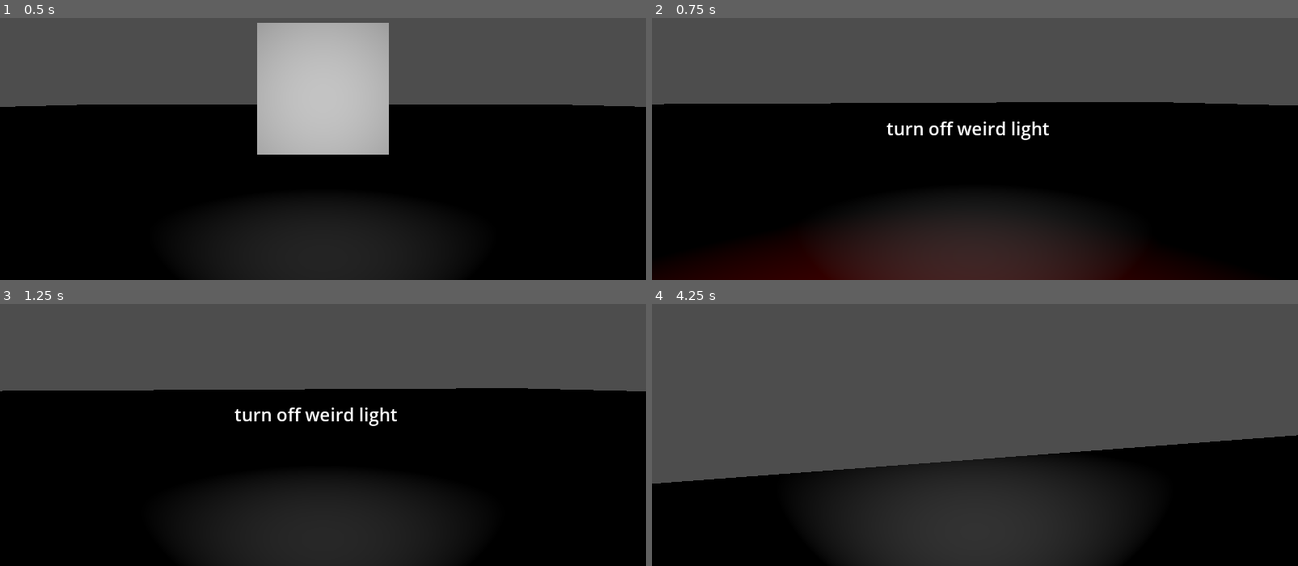
Above: before the commit, frames 1-4 (two rows, left to right).
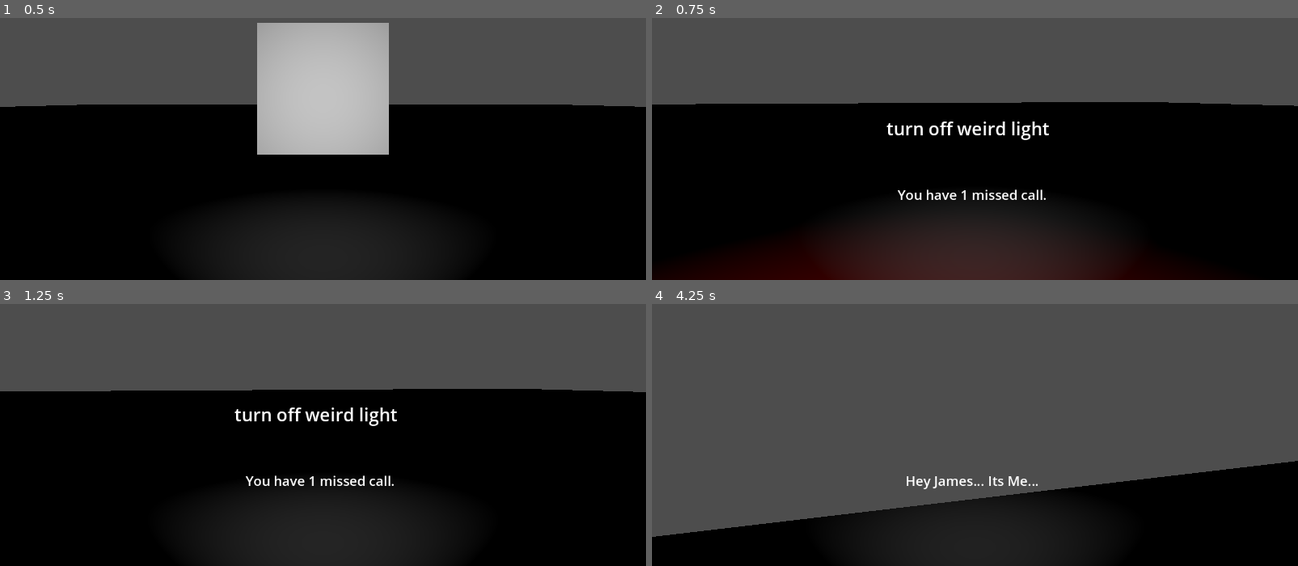
Above: after the commit, the same moments.

Repository: CoolBeanGames/Therebefore
Game: Godot game, scene res://Scenes/game_base.tscn
The game is run twice, just before and just after one commit, with the same random seed, the same clock (stepped at 60 frames per second) and the same inputs.
Inputs (mouse positions are in pixels of both pictures, inside the frame that each line leads up to):
- Up to frame 1 (0.5 s): no input
- Up to frame 2 (0.75 s): tap Enter at 0.5 s; move the mouse to (1007, 96) at 0.52 s; hold W (up) from 0.53 s (still down); tap E (interact) at 0.6 s
- Up to frame 3 (1.25 s): keep holding W (up)
- Up to frame 4 (4.25 s): keep holding W (up); tap Space at 1.25 s; move the mouse to (942, 385) at 1.27 s; tap E (interact) every 0.75 s from 1.35 to 3.6 s; move the mouse to (987, 377) at 2.02 s; tap Enter at 2.75 s; move the mouse to (968, 390) at 2.77 s; move the mouse to (1020, 387) at 3.52 s

Frame 1 is identical in both runs. In frame 2, 0.4% of the frame differs, in the area x 1-100%, y 32-70%; in frame 3, 0.6%; in frame 4, 16%, in the area x 0-100%, y 50-89%.

Commit message:
added answering machine system

Diff:
--- /dev/null
+++ b/Data/test_machine_1.tres
@@ -0,0 +1,141 @@
+[gd_resource type="Resource" script_class="subtitled_audio_group" load_steps=40 format=3 uid="uid://b16evt3lk6wt5"]
+
+[ext_resource type="Script" uid="uid://bbtgup22pegu4" path="res://Resources/Subtitled_Audio.gd" id="1_kmf05"]
+[ext_resource type="Script" uid="uid://6q18ilv627ft" path="res://Resources/Subtitled_Audio_Group.gd" id="2_5oc4f"]
+[ext_resource type="AudioStream" uid="uid://dljee3b76fblh" path="res://Vocals/MachineLine1.mp3" id="2_nvqxn"]
+[ext_resource type="AudioStream" uid="uid://d22bigp1rxfj2" path="res://Vocals/MachineLine2.mp3" id="3_nvqxn"]
+[ext_resource type="AudioStream" uid="uid://dmmel37kux6kg" path="res://Sound Effects/MachineBeep.mp3" id="4_imy7f"]
+[ext_resource type="AudioStream" uid="uid://ltm5030rwege" path="res://Vocals/Line_1.mp3" id="5_vtf74"]
+[ext_resource type="AudioStream" uid="uid://ckipgqwptq4qm" path="res://Vocals/Line_2.mp3" id="6_umwgm"]
+[ext_resource type="AudioStream" uid="uid://rgkoh5mlbcgp" path="res://Vocals/Line_3.mp3" id="7_l0box"]
+[ext_resource type="AudioStream" uid="uid://cqd7y1hcwcntd" path="res://Vocals/Line_4.mp3" id="8_fupoo"]
+[ext_resource type="AudioStream" uid="uid://chatmwbpuv2wc" path="res://Vocals/Line_5.mp3" id="9_m0gh3"]
+[ext_resource type="AudioStream" uid="uid://cvswb8wpfmwkl" path="res://Vocals/Line_6.mp3" id="10_wlkr5"]
+[ext_resource type="AudioStream" uid="uid://0sxgkcyalfwe" path="res://Vocals/Line_7.mp3" id="11_ukwya"]
+[ext_resource type="AudioStream" uid="uid://bd67gyc7orwor" path="res://Vocals/Line_8.mp3" id="12_osvju"]
+[ext_resource type="AudioStream" uid="uid://dc27l5esk5a2m" path="res://Vocals/Line_9.mp3" id="13_33cup"]
+[ext_resource type="AudioStream" uid="uid://br0lgknqbvhlr" path="res://Vocals/Line_10.mp3" id="14_m55y0"]
+[ext_resource type="AudioStream" uid="uid://babm4d4tql01x" path="res://Vocals/Line_11.mp3" id="15_qecx8"]
+[ext_resource type="AudioStream" uid="uid://csbbci68n7k8t" path="res://Vocals/Line_12.mp3" id="16_4fd3o"]
+[ext_resource type="AudioStream" uid="uid://vgfna7qxhgxo" path="res://Vocals/Line_13.mp3" id="17_55l2b"]
+[ext_resource type="AudioStream" uid="uid://crqsr17rd4537" path="res://Vocals/Line_14.mp3" id="18_asnp5"]
+[ext_resource type="AudioStream" uid="uid://j37rys4xvwdc" path="res://Vocals/End_machine_line.mp3" id="19_rss2a"]
+
+[sub_resource type="Resource" id="Resource_jldpa"]
+script = ExtResource("1_kmf05")
+Audio = ExtResource("2_nvqxn")
+Text = "You have 1 missed call."
+metadata/_custom_type_script = "uid://bbtgup22pegu4"
+
+[sub_resource type="Resource" id="Resource_c733x"]
+script = ExtResource("1_kmf05")
+Audio = ExtResource("3_nvqxn")
+Text = "Call 1. Recieved March 3rd, 2017 at 3:57 pm."
+metadata/_custom_type_script = "uid://bbtgup22pegu4"
+
+[sub_resource type="Resource" id="Resource_f5mid"]
+script = ExtResource("1_kmf05")
+Audio = ExtResource("4_imy7f")
+Text = " "
+metadata/_custom_type_script = "uid://bbtgup22pegu4"
+
+[sub_resource type="Resource" id="Resource_kfllk"]
+script = ExtResource("1_kmf05")
+Audio = ExtResource("5_vtf74")
+Text = "Hey James... Its Me..."
+metadata/_custom_type_script = "uid://bbtgup22pegu4"
+
+[sub_resource type="Resource" id="Resource_whexr"]
+script = ExtResource("1_kmf05")
+Audio = ExtResource("6_umwgm")
+Text = "Alice..."
+metadata/_custom_type_script = "uid://bbtgup22pegu4"
+
+[sub_resource type="Resource" id="Resource_nsf8y"]
+script = ExtResource("1_kmf05")
+Audio = ExtResource("7_l0box")
+Text = "I just wanted to say..."
+metadata/_custom_type_script = "uid://bbtgup22pegu4"
+
+[sub_resource type="Resource" id="Resource_k8ghw"]
+script = ExtResource("1_kmf05")
+Audio = ExtResource("8_fupoo")
+Text = "I just wanted to say that I miss you..."
+metadata/_custom_type_script = "uid://bbtgup22pegu4"
+
+[sub_resource type="Resource" id="Resource_2fly7"]
+script = ExtResource("1_kmf05")
+Audio = ExtResource("9_m0gh3")
+Text = "... and that im sorry..."
+metadata/_custom_type_script = "uid://bbtgup22pegu4"
+
+[sub_resource type="Resource" id="Resource_xi1uq"]
+script = ExtResource("1_kmf05")
+Audio = ExtResource("10_wlkr5")
+Text = "with everything going on in the world right now..."
+metadata/_custom_type_script = "uid://bbtgup22pegu4"
+
+[sub_resource type="Resource" id="Resource_urijp"]
+script = ExtResource("1_kmf05")
+Audio = ExtResource("11_ukwya")
+Text = "... I just dont want to leave things hanging between us as they are..."
+metadata/_custom_type_script = "uid://bbtgup22pegu4"
+
+[sub_resource type="Resource" id="Resource_47mm6"]
+script = ExtResource("1_kmf05")
+Audio = ExtResource("12_osvju")
+Text = "I understand if you dont want to talk to me..."
+metadata/_custom_type_script = "uid://bbtgup22pegu4"
+
+[sub_resource type="Resource" id="Resource_bhf0s"]
+script = ExtResource("1_kmf05")
+Audio = ExtResource("13_33cup")
+Text = "... I even understand if you hate me."
+metadata/_custom_type_script = "uid://bbtgup22pegu4"
+
+[sub_resource type="Resource" id="Resource_dva03"]
+script = ExtResource("1_kmf05")
+Audio = ExtResource("14_m55y0")
+Text = "... But i reall hope that we can work this out."
+metadata/_custom_type_script = "uid://bbtgup22pegu4"
+
+[sub_resource type="Resource" id="Resource_qooey"]
+script = ExtResource("1_kmf05")
+Audio = ExtResource("15_qecx8")
+Text = "I hope you will call me soon..."
+metadata/_custom_type_script = "uid://bbtgup22pegu4"
+
+[sub_resource type="Resource" id="Resource_or7yb"]
+script = ExtResource("1_kmf05")
+Audio = ExtResource("16_4fd3o")
+Text = "... I love you"
+metadata/_custom_type_script = "uid://bbtgup22pegu4"
+
+[sub_resource type="Resource" id="Resource_vpvfo"]
+script = ExtResource("1_kmf05")
+Audio = ExtResource("17_55l2b")
+Text = "...okay..."
+metadata/_custom_type_script = "uid://bbtgup22pegu4"
+
+[sub_resource type="Resource" id="Resource_fa1nu"]
+script = ExtResource("1_kmf05")
+Audio = ExtResource("18_asnp5")
+Text = "bye..."
+metadata/_custom_type_script = "uid://bbtgup22pegu4"
+
+[sub_resource type="Resource" id="Resource_nwivd"]
+script = ExtResource("1_kmf05")
+Audio = ExtResource("4_imy7f")
+Text = " "
+metadata/_custom_type_script = "uid://bbtgup22pegu4"
+
+[sub_resource type="Resource" id="Resource_6bpla"]
+script = ExtResource("1_kmf05")
+Audio = ExtResource("19_rss2a")
+Text = "End of Messages..."
+metadata/_custom_type_script = "uid://bbtgup22pegu4"
+
+[resource]
+script = ExtResource("2_5oc4f")
+lines = Array[ExtResource("1_kmf05")]([SubResource("Resource_jldpa"), SubResource("Resource_c733x"), SubResource("Resource_f5mid"), SubResource("Resource_kfllk"), SubResource("Resource_whexr"), SubResource("Resource_nsf8y"), SubResource("Resource_k8ghw"), SubResource("Resource_2fly7"), SubResource("Resource_xi1uq"), SubResource("Resource_urijp"), SubResource("Resource_47mm6"), SubResource("Resource_bhf0s"), SubResource("Resource_dva03"), SubResource("Resource_qooey"), SubResource("Resource_or7yb"), SubResource("Resource_vpvfo"), SubResource("Resource_fa1nu"), SubResource("Resource_nwivd"), SubResource("Resource_6bpla")])
+metadata/_custom_type_script = "uid://6q18ilv627ft"
--- /dev/null
+++ b/Resources/Subtitled_Audio.gd
@@ -0,0 +1,5 @@
+extends Resource
+class_name subtitled_audio
+
+@export var Audio : AudioStream
+@export var Text : String
--- /dev/null
+++ b/Resources/Subtitled_Audio_Group.gd
@@ -0,0 +1,4 @@
+extends Resource
+class_name subtitled_audio_group
+
+@export var lines : Array[subtitled_audio]
--- a/Scenes/cube_tester.gd
+++ b/Scenes/cube_tester.gd
@@ -3,6 +3,8 @@
 var state : int = 0
 @export var mats : Array[Material]
 @export var lig : OmniLight3D
+@export var AudioClip : AudioStream
+@export var Audio : AudioPlayer
 
 func _ready() -> void:
 	set_mat(mats[0])
@@ -16,7 +18,11 @@
 	set_mat(mats[state])
 	lig.light_energy = 2 * state
 	print(state)
+	SubtitledAudioPlayer.start_playing(load("res://Data/test_machine_1.tres"))
 	pass # Replace with function body.
+
+func AudioFinished():
+	Audio = null
 
 func _process(delta: float) -> void:
 	if state == 1:
--- a/Scenes/game_base.tscn
+++ b/Scenes/game_base.tscn
@@ -1,16 +1,22 @@
-[gd_scene load_steps=8 format=3 uid="uid://bsewyta3c4kq1"]
+[gd_scene load_steps=11 format=3 uid="uid://bsewyta3c4kq1"]
 
 [ext_resource type="PackedScene" uid="uid://dvld7irptqqd2" path="res://actors/player/player_3d.tscn" id="1_8ktb3"]
+[ext_resource type="Script" uid="uid://dwh2pde3ixyf6" path="res://Scripts/game_base.gd" id="1_xqm0q"]
 [ext_resource type="Script" uid="uid://vst3l01axc4v" path="res://Scenes/cube_tester.gd" id="2_op4vg"]
 [ext_resource type="Material" uid="uid://5q5gow8rtowo" path="res://materials/test_cube_off.tres" id="3_fqtgw"]
 [ext_resource type="PackedScene" uid="uid://blj3dygxwrgqq" path="res://components/interactive_toggle.tscn" id="3_op4vg"]
 [ext_resource type="Material" uid="uid://fw2op87e74h" path="res://materials/test_cube_on.tres" id="4_m357k"]
 [ext_resource type="PackedScene" uid="uid://b0bft7r4gmpsp" path="res://UI_Components/interaction_text.tscn" id="6_m357k"]
+[ext_resource type="AudioStream" uid="uid://gf2lvdx1fd34" path="res://Vocals/testAudioRecording.mp3" id="6_sx1ts"]
+[ext_resource type="PackedScene" uid="uid://bo4skswhjvykn" path="res://UI_Components/subtitle_display.tscn" id="9_coqrb"]
 
 [sub_resource type="BoxShape3D" id="BoxShape3D_nvvv1"]
 size = Vector3(125.557, 0.608798, 129.571)
 
-[node name="Game" type="Node"]
+[node name="Game" type="Node" node_paths=PackedStringArray("inactiveAudioPlayers", "activeAudioPlayers")]
+script = ExtResource("1_xqm0q")
+inactiveAudioPlayers = NodePath("AudioPlayers/Inactive")
+activeAudioPlayers = NodePath("AudioPlayers/Active")
 
 [node name="Player3D" parent="." instance=ExtResource("1_8ktb3")]
 
@@ -20,6 +26,7 @@
 script = ExtResource("2_op4vg")
 mats = Array[Material]([ExtResource("3_fqtgw"), ExtResource("4_m357k")])
 lig = NodePath("OmniLight3D")
+AudioClip = ExtResource("6_sx1ts")
 
 [node name="interactive_toggle" parent="test_interaction" node_paths=PackedStringArray("parent") instance=ExtResource("3_op4vg")]
 display_text_on = "turn off weird light"
@@ -49,9 +56,17 @@
 [node name="CSGBox3D4" type="CSGBox3D" parent="."]
 transform = Transform3D(1, 0, 0, 0, 1, 0, 0, 0, 1, 3.51207, 0, -0.0679817)
 
-[node name="Node" type="Node" parent="."]
+[node name="UI" type="Node" parent="."]
 
-[node name="interaction_text" parent="Node" instance=ExtResource("6_m357k")]
+[node name="interaction_text" parent="UI" instance=ExtResource("6_m357k")]
+
+[node name="SubtitleDisplay" parent="UI" instance=ExtResource("9_coqrb")]
+
+[node name="AudioPlayers" type="Node" parent="."]
+
+[node name="Inactive" type="Node" parent="AudioPlayers"]
+
+[node name="Active" type="Node" parent="AudioPlayers"]
 
 [connection signal="on_interact" from="test_interaction/interactive_toggle" to="test_interaction" method="_on_interactive_on_interact"]
 
--- /dev/null
+++ b/Scripts/game_base.gd
@@ -0,0 +1,11 @@
+extends Node
+class_name game_base
+
+@export var inactiveAudioPlayers : Node
+@export var activeAudioPlayers : Node
+
+func _ready() -> void:
+	GameData.references["inactivePlayers"] = inactiveAudioPlayers
+	GameData.references["activePlayers"] = activeAudioPlayers
+	AudioManager.initialize("inactivePlayers","activePlayers")
+	print("initialize audio manager")
--- /dev/null
+++ b/UI_Components/Scripts/subtitle_display.gd
@@ -0,0 +1,7 @@
+extends CanvasLayer
+class_name subtitle_display
+
+@export var subtitle : Label
+
+func _ready() -> void:
+	GameData.references["subtitles"] = subtitle
--- /dev/null
+++ b/UI_Components/subtitle_display.tscn
@@ -0,0 +1,20 @@
+[gd_scene load_steps=2 format=3 uid="uid://bo4skswhjvykn"]
+
+[ext_resource type="Script" uid="uid://63eysmnih8pi" path="res://UI_Components/Scripts/subtitle_display.gd" id="1_shwud"]
+
+[node name="SubtitleDisplay" type="CanvasLayer" node_paths=PackedStringArray("subtitle")]
+follow_viewport_enabled = true
+script = ExtResource("1_shwud")
+subtitle = NodePath("Label")
+
+[node name="Label" type="Label" parent="."]
+anchors_preset = -1
+anchor_left = 0.035
+anchor_top = 0.614
+anchor_right = 0.957
+anchor_bottom = 0.918
+size_flags_horizontal = 3
+size_flags_vertical = 6
+theme_override_font_sizes/font_size = 24
+horizontal_alignment = 1
+vertical_alignment = 1
--- a/actors/player/player_3d.tscn
+++ b/actors/player/player_3d.tscn
@@ -37,5 +37,6 @@
 [node name="PlayerMovementComponent" parent="Components" node_paths=PackedStringArray("player_body") instance=ExtResource("2_3sk25")]
 player_body = NodePath("../..")
 move_speed = 1000.0
+gravity = 0.0
 
 [connection signal="camera_moved" from="Components/PlayerLookComponent" to="Camera3D/player_interaction" method="camera_moved"]
--- /dev/null
+++ b/autoload/AudioManager.gd
@@ -0,0 +1,91 @@
+extends Node
+class_name audio_manager
+
+@export var is_initialized : bool = false
+@export var Inactive_Parent : Node
+@export var Active_Parent : Node
+@export var AudioPlayerPrefab : PackedScene
+@export var ActivePlayers : Array[AudioPlayer]
+@export var InactivePlayers : Array[AudioPlayer]
+@export var MaxPlayers : int = 24
+
+func initialize(Inactive_key : String, Active_Key : String):
+	Inactive_Parent = GameData.references[Inactive_key]
+	Active_Parent = GameData.references[Active_Key]
+	is_initialized = true
+
+	#initialize the players
+	AudioPlayerPrefab= load("res://prefabs/audio_player.tscn")
+	spawnPlayers()
+
+func spawnPlayers():
+	var index : int = 0
+	for i in MaxPlayers:
+		var p : AudioPlayer = spawnPlayer(index)
+		print("Spawned audio player: " , str(index))
+		index += 1
+
+func spawnPlayer(index : int) -> AudioPlayer:
+	var name = "Audio Player " + str(index)
+	var player : AudioPlayer = AudioPlayerPrefab.instantiate()
+	player.name = name
+	Inactive_Parent.add_child(player)
+	InactivePlayers.append(player)
+	return player
+
+func playSound(clip : AudioStream) -> AudioPlayer:
+	if InactivePlayers.size() == 0:
+		return null
+	#get the first player
+	var Audio : AudioPlayer = InactivePlayers[0]
+
+	#reparent the player
+	InactivePlayers.remove_at(0)
+	Inactive_Parent.remove_child(Audio)
+	Active_Parent.add_child(Audio)
+	ActivePlayers.append(Audio)
+
+	#set the clip
+	Audio.stream = clip
+	Audio.attenuation_model = AudioStreamPlayer3D.ATTENUATION_DISABLED
+
+	#connect stream finished sound
+	Audio.stream_finished.connect(pushBack.bind(Audio))
+
+	#start playing
+	Audio.play()
+
+	return Audio
+
+func playPositionalSound(clip : AudioStream, position : Vector3)-> AudioPlayer:
+	if InactivePlayers.size() == 0:
+		return null
+	#get the first player
+	var Audio : AudioPlayer = InactivePlayers[0]
+
+	#reparent the player
+	InactivePlayers.remove_at(0)
+	Inactive_Parent.remove_child(Audio)
+	Active_Parent.add_child(Audio)
+	ActivePlayers.append(Audio)
+
+	#set the clip
+	Audio.stream = clip
+	Audio.attenuation_model = AudioStreamPlayer3D.ATTENUATION_INVERSE_DISTANCE
+	Audio.position = position
+
+	#connect stream finished sound
+	Audio.stream_finished.connect(pushBack.bind(Audio))
+
+	#start playing
+	Audio.play()
+
+	return Audio
+
+func pushBack(Audio : AudioPlayer):
+	Audio.stop()
+	ActivePlayers.erase(Audio)
+	Active_Parent.remove_child(Audio)
+	Inactive_Parent.add_child(Audio)
+	InactivePlayers.append(Audio)
+	pass
--- /dev/null
+++ b/autoload/SubtitledAudioPlayer.gd
@@ -0,0 +1,71 @@
+extends Node
+class_name subtitled_audio_player
+
+@export var is_playing : bool = false
+@export var current_group : subtitled_audio_group
+@export var current_audio : subtitled_audio
+@export var current_player : AudioPlayer
+@export var subtitles : Label
+@export var index : int = 0
+
+func start_playing(group : subtitled_audio_group):
+	if !is_playing and group.lines.size() > 0:
+		if subtitles == null:
+			subtitles = GameData.references["subtitles"] as Label
+		is_playing = true
+		current_group = group
+		index=0
+		current_audio = current_group.lines[index]
+		#setup the player
+		current_player = AudioManager.playSound(current_audio.Audio)
+		subtitles.text = current_audio.Text
+		current_player.stream_finished.connect(audio_finished.bind())
+
+func start_playing_positional(group : subtitled_audio_group , position : Vector3):
+	if !is_playing and group.lines.size() > 0:
+		if subtitles == null:
+			subtitles = GameData.references["subtitles"] as Label
+		is_playing = true
+		current_group = group
+		index=0
+		current_audio = current_group.lines[index]
+		#setup the player
+		current_player = AudioManager.playPositionalSound(current_audio.Audio,position)
+		subtitles.text = current_audio.Text
+		current_player.stream_finished.connect(audio_finished.bind())
+
+
+func audio_finished():
+	#check if the lines are finished
+	index += 1
+	if index >= current_group.lines.size():
+		finished_player()
+		return
+	#otherwise load the next line
+	current_audio = current_group.lines[index]
+	#setup the player
+	current_player = AudioManager.playSound(current_audio.Audio)
+	subtitles.text = current_audio.Text
+	current_player.stream_finished.connect(audio_finished.bind())
+
+func audio_finished_positional():
+		#check if the lines are finished
+	index += 1
+	if index >= current_group.lines.size():
+		finished_player()
+		return
+	#otherwise load the next line
+	current_audio = current_group.lines[index]
+	#setup the player
+	current_player = AudioManager.playSound(current_audio.Audio)
+	subtitles.text = current_audio.Text
+	current_player.stream_finished.connect(audio_finished.bind())
+
+func finished_player():
+	subtitles.text = ""
+	current_group=null
+	current_audio=null
+	index=0
+	is_playing=false
+	current_player=null
+	pass
--- /dev/null
+++ b/prefabs/Scripts/audio_player.gd
@@ -0,0 +1,9 @@
+extends AudioStreamPlayer3D
+class_name AudioPlayer
+
+signal stream_finished
+
+
+func _on_finished() -> void:
+	stream_finished.emit()
+	pass # Replace with function body.
--- /dev/null
+++ b/prefabs/audio_player.tscn
@@ -0,0 +1,8 @@
+[gd_scene load_steps=2 format=3 uid="uid://hw3s6042icd6"]
+
+[ext_resource type="Script" uid="uid://cuhcwkk4551wu" path="res://prefabs/Scripts/audio_player.gd" id="1_y41ra"]
+
+[node name="AudioPlayer" type="AudioStreamPlayer3D"]
+script = ExtResource("1_y41ra")
+
+[connection signal="finished" from="." to="." method="_on_finished"]
--- a/project.godot
+++ b/project.godot
@@ -18,6 +18,8 @@
 [autoload]
 
 GameData="*res://autoload/GameData.gd"
+AudioManager="*res://autoload/AudioManager.gd"
+SubtitledAudioPlayer="*res://autoload/SubtitledAudioPlayer.gd"
 
 [input]
 
Not shown, added: Resources/Subtitled_Audio.gd.uid
Not shown, added: Resources/Subtitled_Audio_Group.gd.uid
Not shown, added: Scripts/game_base.gd.uid
Not shown, added: Sound Effects/MachineBeep.mp3.import
Not shown, added: UI_Components/Scripts/subtitle_display.gd.uid
Not shown, added: Vocals/End_machine_line.mp3.import
Not shown, added: Vocals/Line_1.mp3.import
Not shown, added: Vocals/Line_10.mp3.import
Not shown, added: Vocals/Line_11.mp3.import
Not shown, added: Vocals/Line_12.mp3.import
Not shown, added: Vocals/Line_13.mp3.import
Not shown, added: Vocals/Line_14.mp3.import
(and 33 more such lines)
